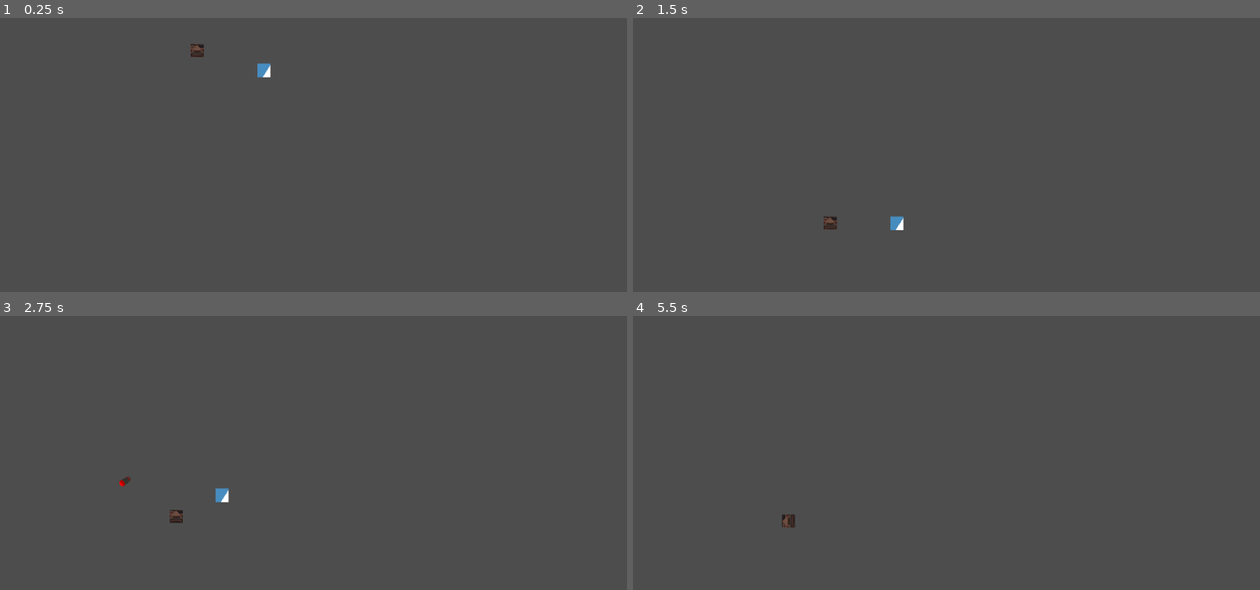
Above: before the commit, frames 1-4 (two rows, left to right).
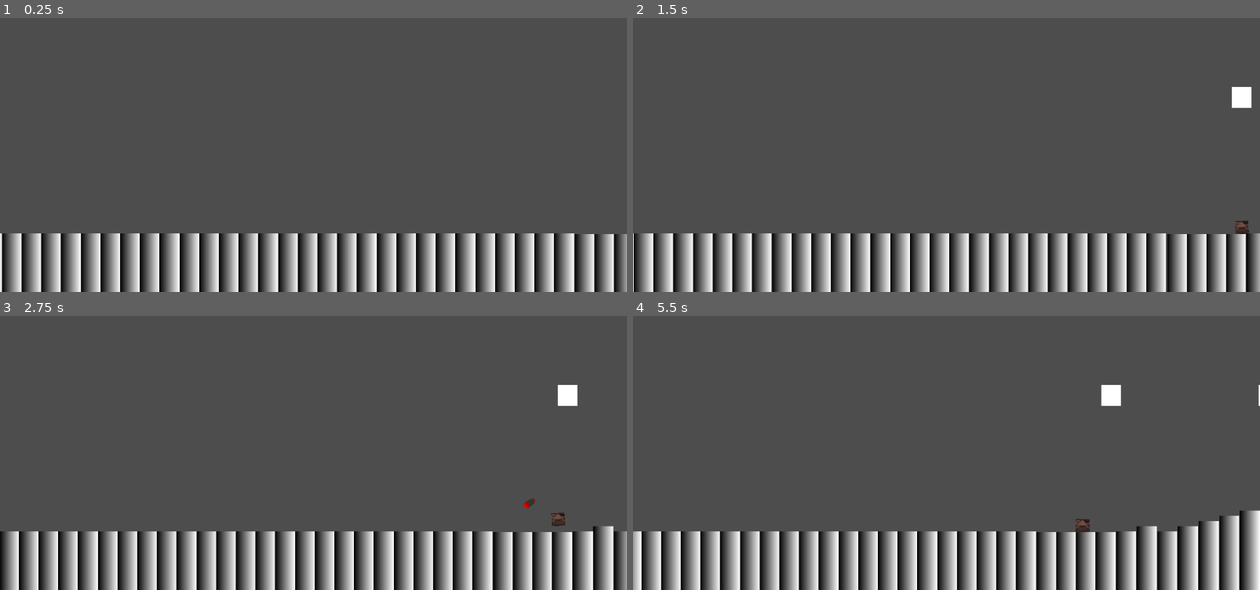
Above: after the commit, the same moments.

Repository: KKrash/TXGJ2024-Summer-
Game: Godot game, scene res://Assets/EnemyTestScene.tscn
Same seed, same stepped clock (60 frames per second), same inputs: the game is played once before the commit and once after it. The engine's default icon, where the game draws it, is replaced by a stand-in: a white triangle on a blue panel in a dark square.
Inputs (mouse positions are in pixels of both pictures, inside the frame that each line leads up to):
- Up to frame 1 (0.25 s): no input
- Up to frame 2 (1.5 s): move the mouse to (1084, 119) at 0.52 s; hold D (right) from 0.53 s (still down); click (1084, 119) at 0.6 s; tap W (up) at 0.77, 0.8, 1.07, 1.35 s; move the mouse to (821, 152) at 1.27 s
- Up to frame 3 (2.75 s): tap W (up) at 1.52, 1.82, 2.3 s; click (188, 450) at 1.55 s; move the mouse to (376, 365) at 2.02 s; release D (right) at 2.03 s; hold A (left) from 2.03 s (still down); click (376, 365) at 2.1 s
- Up to frame 4 (5.5 s): move the mouse to (915, 496) at 2.77 s; release A (left) at 2.78 s; hold D (right) 2.78-4.28 s; right-click (915, 496) at 2.85 s; tap W (up) at 3.02, 3.32, 3.77, 3.8, 4.07, 4.35, 4.52, 4.82, 5.3 s; click (915, 496) at 3.05 s; move the mouse to (1134, 480) at 3.52 s; click (1134, 480) at 3.6 s; move the mouse to (758, 387) at 4.27 s; hold A (left) 4.28-5.03 s; click (758, 387) at 4.55 s; move the mouse to (977, 433) at 5.02 s; hold D (right) from 5.03 s (still down); click (977, 433) at 5.1 s

The runs differ from the first frame. In frame 1, 17% of the frame differs, in the area x 0-100%, y 9-100%; in frame 2, 18%; in frame 3, 18%; in frame 4, 18%, in the area x 0-100%, y 25-100%.

Commit message:
progress

Diff:
--- a/LilGuyShooter/Assets/EnemyTestScene.tscn
+++ b/LilGuyShooter/Assets/EnemyTestScene.tscn
@@ -1,90 +1,14 @@
-[gd_scene load_steps=17 format=3 uid="uid://vclnmq5abuq5"]
+[gd_scene load_steps=6 format=3 uid="uid://vclnmq5abuq5"]
 
-[ext_resource type="Script" path="res://Scripts/jumper.gd" id="1_40vhp"]
-[ext_resource type="Texture2D" uid="uid://cq63i8c054hqw" path="res://icon.svg" id="2_k2tfs"]
 [ext_resource type="Script" path="res://Scripts/director.gd" id="3_m3qrm"]
-[ext_resource type="Texture2D" uid="uid://b1ny2py5ik4lf" path="res://Assets/Misc/Screenshot 2024-07-13 174728.png" id="4_qhgqg"]
-[ext_resource type="Script" path="res://Scripts/shooter.gd" id="4_uj53i"]
 [ext_resource type="PackedScene" uid="uid://djikr5p2elxey" path="res://Assets/Misc/prefabs/bullet.tscn" id="5_yvv03"]
-
-[sub_resource type="PhysicsMaterial" id="PhysicsMaterial_p34vx"]
-
-[sub_resource type="AtlasTexture" id="AtlasTexture_nsqgu"]
-atlas = ExtResource("2_k2tfs")
-region = Rect2(32, 32, 32, 32)
-
-[sub_resource type="SpriteFrames" id="SpriteFrames_4y34t"]
-animations = [{
-"frames": [{
-"duration": 1.0,
-"texture": SubResource("AtlasTexture_nsqgu")
-}],
-"loop": true,
-"name": &"default",
-"speed": 5.0
-}]
-
-[sub_resource type="RectangleShape2D" id="RectangleShape2D_gmeiv"]
-
-[sub_resource type="RectangleShape2D" id="RectangleShape2D_lu4yl"]
-size = Vector2(20, 8)
+[ext_resource type="PackedScene" uid="uid://bx1xnk28drd8t" path="res://Assets/Misc/prefabs/groundpiece.tscn" id="7_knu7j"]
+[ext_resource type="Script" path="res://Scripts/groundspawner.gd" id="8_lvthb"]
 
 [sub_resource type="WorldBoundaryShape2D" id="WorldBoundaryShape2D_dw4vj"]
 distance = -384.0
 
-[sub_resource type="PhysicsMaterial" id="PhysicsMaterial_n7gmd"]
-
-[sub_resource type="SpriteFrames" id="SpriteFrames_yxdi2"]
-animations = [{
-"frames": [{
-"duration": 1.0,
-"texture": ExtResource("4_qhgqg")
-}],
-"loop": true,
-"name": &"default",
-"speed": 5.0
-}]
-
-[sub_resource type="RectangleShape2D" id="RectangleShape2D_oyt5q"]
-
-[sub_resource type="RectangleShape2D" id="RectangleShape2D_4dxij"]
-size = Vector2(20, 10)
-
 [node name="EnemyTestScene" type="Node2D"]
-
-[node name="jumper" type="RigidBody2D" parent="."]
-position = Vector2(404, 111)
-collision_layer = 6
-collision_mask = 5
-physics_material_override = SubResource("PhysicsMaterial_p34vx")
-script = ExtResource("1_40vhp")
-metadata/_edit_group_ = true
-
-[node name="AnimatedSprite2D" type="AnimatedSprite2D" parent="jumper"]
-scale = Vector2(0.624081, 0.659153)
-sprite_frames = SubResource("SpriteFrames_4y34t")
-
-[node name="CollisionShape2D" type="CollisionShape2D" parent="jumper"]
-shape = SubResource("RectangleShape2D_gmeiv")
-
-[node name="VisibleOnScreenNotifier2D" type="VisibleOnScreenNotifier2D" parent="jumper"]
-
-[node name="Area2D" type="Area2D" parent="jumper"]
-collision_layer = 4
-collision_mask = 0
-
-[node name="CollisionShape2D" type="CollisionShape2D" parent="jumper/Area2D"]
-position = Vector2(0, 7)
-shape = SubResource("RectangleShape2D_lu4yl")
-
-[node name="Timer" type="Timer" parent="jumper"]
-
-[node name="StaticBody2D" type="StaticBody2D" parent="."]
-collision_layer = 4
-collision_mask = 3
-
-[node name="CollisionShape2D" type="CollisionShape2D" parent="StaticBody2D"]
-shape = SubResource("WorldBoundaryShape2D_dw4vj")
 
 [node name="StaticBody2D2" type="StaticBody2D" parent="."]
 position = Vector2(421, 291)
@@ -103,32 +27,111 @@
 
 [node name="Timer" type="Timer" parent="."]
 
-[node name="shooter" type="RigidBody2D" parent="."]
-position = Vector2(302, 81)
-collision_layer = 6
-collision_mask = 5
-physics_material_override = SubResource("PhysicsMaterial_n7gmd")
-script = ExtResource("4_uj53i")
-metadata/_edit_group_ = true
+[node name="bullet" parent="." instance=ExtResource("5_yvv03")]
 
-[node name="AnimatedSprite2D" type="AnimatedSprite2D" parent="shooter"]
-position = Vector2(4.76837e-07, 5.96046e-08)
-scale = Vector2(0.056444, 0.0939307)
-sprite_frames = SubResource("SpriteFrames_yxdi2")
+[node name="groundpiece" parent="." instance=ExtResource("7_knu7j")]
+position = Vector2(0, 400)
 
-[node name="CollisionShape2D" type="CollisionShape2D" parent="shooter"]
-shape = SubResource("RectangleShape2D_oyt5q")
+[node name="groundpiece2" parent="." instance=ExtResource("7_knu7j")]
+position = Vector2(30, 400)
 
-[node name="VisibleOnScreenNotifier2D" type="VisibleOnScreenNotifier2D" parent="shooter"]
+[node name="groundpiece3" parent="." instance=ExtResource("7_knu7j")]
+position = Vector2(60, 400)
 
-[node name="Timer" type="Timer" parent="shooter"]
+[node name="groundpiece4" parent="." instance=ExtResource("7_knu7j")]
+position = Vector2(90, 400)
 
-[node name="Timer2" type="Timer" parent="shooter"]
+[node name="groundpiece5" parent="." instance=ExtResource("7_knu7j")]
+position = Vector2(120, 400)
 
-[node name="Area2D" type="Area2D" parent="shooter"]
+[node name="groundpiece6" parent="." instance=ExtResource("7_knu7j")]
+position = Vector2(151, 400)
 
-[node name="CollisionShape2D" type="CollisionShape2D" parent="shooter/Area2D"]
-position = Vector2(0, 6)
-shape = SubResource("RectangleShape2D_4dxij")
+[node name="groundpiece7" parent="." instance=ExtResource("7_knu7j")]
+position = Vector2(181, 400)
 
-[node name="bullet" parent="." instance=ExtResource("5_yvv03")]
+[node name="groundpiece8" parent="." instance=ExtResource("7_knu7j")]
+position = Vector2(211, 400)
+
+[node name="groundpiece9" parent="." instance=ExtResource("7_knu7j")]
+position = Vector2(241, 400)
+
+[node name="groundpiece10" parent="." instance=ExtResource("7_knu7j")]
+position = Vector2(271, 400)
+
+[node name="groundpiece11" parent="." instance=ExtResource("7_knu7j")]
+position = Vector2(302, 400)
+
+[node name="groundpiece12" parent="." instance=ExtResource("7_knu7j")]
+position = Vector2(332, 400)
+
+[node name="groundpiece13" parent="." instance=ExtResource("7_knu7j")]
+position = Vector2(362, 400)
+
+[node name="groundpiece14" parent="." instance=ExtResource("7_knu7j")]
+position = Vector2(392, 400)
+
+[node name="groundpiece15" parent="." instance=ExtResource("7_knu7j")]
+position = Vector2(422, 400)
+
+[node name="groundpiece16" parent="." instance=ExtResource("7_knu7j")]
+position = Vector2(453, 400)
+
+[node name="groundpiece17" parent="." instance=ExtResource("7_knu7j")]
+position = Vector2(483, 400)
+
+[node name="groundpiece18" parent="." instance=ExtResource("7_knu7j")]
+position = Vector2(513, 400)
+
+[node name="groundpiece19" parent="." instance=ExtResource("7_knu7j")]
+position = Vector2(543, 400)
+
+[node name="groundpiece20" parent="." instance=ExtResource("7_knu7j")]
+position = Vector2(573, 400)
+
+[node name="groundpiece21" parent="." instance=ExtResource("7_knu7j")]
+position = Vector2(604, 400)
+
+[node name="groundpiece22" parent="." instance=ExtResource("7_knu7j")]
+position = Vector2(634, 400)
+
+[node name="groundpiece23" parent="." instance=ExtResource("7_knu7j")]
+position = Vector2(664, 400)
+
+[node name="groundpiece24" parent="." instance=ExtResource("7_knu7j")]
+position = Vector2(694, 400)
+
+[node name="groundpiece25" parent="." instance=ExtResource("7_knu7j")]
+position = Vector2(724, 400)
+
+[node name="groundpiece26" parent="." instance=ExtResource("7_knu7j")]
+position = Vector2(755, 400)
+
+[node name="groundpiece27" parent="." instance=ExtResource("7_knu7j")]
+position = Vector2(785, 400)
+
+[node name="groundpiece28" parent="." instance=ExtResource("7_knu7j")]
+position = Vector2(815, 400)
+
+[node name="groundpiece29" parent="." instance=ExtResource("7_knu7j")]
+position = Vector2(845, 400)
+
+[node name="groundpiece30" parent="." instance=ExtResource("7_knu7j")]
+position = Vector2(875, 400)
+
+[node name="groundpiece31" parent="." instance=ExtResource("7_knu7j")]
+position = Vector2(907, 401)
+
+[node name="groundpiece32" parent="." instance=ExtResource("7_knu7j")]
+position = Vector2(937, 401)
+
+[node name="groundpiece33" parent="." instance=ExtResource("7_knu7j")]
+position = Vector2(967, 401)
+
+[node name="groundpiece34" parent="." instance=ExtResource("7_knu7j")]
+position = Vector2(997, 401)
+
+[node name="groundspawner" type="Node2D" parent="."]
+script = ExtResource("8_lvthb")
+
+[node name="Timer" type="Timer" parent="groundspawner"]
--- /dev/null
+++ b/LilGuyShooter/Assets/Misc/prefabs/asteroid.tscn
@@ -0,0 +1,22 @@
+[gd_scene load_steps=4 format=3 uid="uid://tp5ue3vmjdfg"]
+
+[ext_resource type="Script" path="res://Scripts/asteroid.gd" id="1_3ojxk"]
+
+[sub_resource type="CanvasTexture" id="CanvasTexture_y14v5"]
+
+[sub_resource type="CircleShape2D" id="CircleShape2D_4imfy"]
+radius = 21.0
+
+[node name="asteroid" type="RigidBody2D"]
+gravity_scale = 0.0
+script = ExtResource("1_3ojxk")
+
+[node name="Sprite2D" type="Sprite2D" parent="."]
+position = Vector2(3.8147e-06, -1)
+scale = Vector2(30, 32)
+texture = SubResource("CanvasTexture_y14v5")
+
+[node name="Area2D" type="Area2D" parent="."]
+
+[node name="CollisionShape2D" type="CollisionShape2D" parent="Area2D"]
+shape = SubResource("CircleShape2D_4imfy")
--- /dev/null
+++ b/LilGuyShooter/Assets/Misc/prefabs/groundpiece.tscn
@@ -0,0 +1,31 @@
+[gd_scene load_steps=5 format=3 uid="uid://bx1xnk28drd8t"]
+
+[ext_resource type="Script" path="res://Scripts/ground.gd" id="1_wmd08"]
+
+[sub_resource type="RectangleShape2D" id="RectangleShape2D_snhe2"]
+size = Vector2(20, 174)
+
+[sub_resource type="Gradient" id="Gradient_ovp3j"]
+
+[sub_resource type="GradientTexture1D" id="GradientTexture1D_ovdwp"]
+gradient = SubResource("Gradient_ovp3j")
+
+[node name="groundpiece" type="RigidBody2D"]
+collision_layer = 4
+collision_mask = 3
+mass = 1000.0
+gravity_scale = 0.0
+lock_rotation = true
+script = ExtResource("1_wmd08")
+
+[node name="CollisionShape2D" type="CollisionShape2D" parent="."]
+position = Vector2(0, 77)
+scale = Vector2(1.56, 1)
+shape = SubResource("RectangleShape2D_snhe2")
+
+[node name="Sprite2D" type="Sprite2D" parent="."]
+position = Vector2(0, 77)
+scale = Vector2(0.120002, 174)
+texture = SubResource("GradientTexture1D_ovdwp")
+
+[node name="VisibleOnScreenNotifier2D" type="VisibleOnScreenNotifier2D" parent="."]
--- /dev/null
+++ b/LilGuyShooter/Assets/Misc/prefabs/jumper.tscn
@@ -0,0 +1,52 @@
+[gd_scene load_steps=8 format=3 uid="uid://i2mqors3we03"]
+
+[ext_resource type="Script" path="res://Scripts/jumper.gd" id="1_j1he5"]
+[ext_resource type="Texture2D" uid="uid://cq63i8c054hqw" path="res://icon.svg" id="2_3w6uu"]
+
+[sub_resource type="PhysicsMaterial" id="PhysicsMaterial_p34vx"]
+
+[sub_resource type="AtlasTexture" id="AtlasTexture_nsqgu"]
+atlas = ExtResource("2_3w6uu")
+region = Rect2(32, 32, 32, 32)
+
+[sub_resource type="SpriteFrames" id="SpriteFrames_4y34t"]
+animations = [{
+"frames": [{
+"duration": 1.0,
+"texture": SubResource("AtlasTexture_nsqgu")
+}],
+"loop": true,
+"name": &"default",
+"speed": 5.0
+}]
+
+[sub_resource type="RectangleShape2D" id="RectangleShape2D_gmeiv"]
+
+[sub_resource type="RectangleShape2D" id="RectangleShape2D_lu4yl"]
+size = Vector2(20, 8)
+
+[node name="jumper" type="RigidBody2D"]
+collision_layer = 6
+collision_mask = 5
+physics_material_override = SubResource("PhysicsMaterial_p34vx")
+script = ExtResource("1_j1he5")
+metadata/_edit_group_ = true
+
+[node name="AnimatedSprite2D" type="AnimatedSprite2D" parent="."]
+scale = Vector2(0.624081, 0.659153)
+sprite_frames = SubResource("SpriteFrames_4y34t")
+
+[node name="CollisionShape2D" type="CollisionShape2D" parent="."]
+shape = SubResource("RectangleShape2D_gmeiv")
+
+[node name="VisibleOnScreenNotifier2D" type="VisibleOnScreenNotifier2D" parent="."]
+
+[node name="Area2D" type="Area2D" parent="."]
+collision_layer = 4
+collision_mask = 0
+
+[node name="CollisionShape2D" type="CollisionShape2D" parent="Area2D"]
+position = Vector2(0, 7)
+shape = SubResource("RectangleShape2D_lu4yl")
+
+[node name="Timer" type="Timer" parent="."]
--- /dev/null
+++ b/LilGuyShooter/Assets/Misc/prefabs/shooter.tscn
@@ -0,0 +1,49 @@
+[gd_scene load_steps=7 format=3 uid="uid://djn15p7c63ig3"]
+
+[ext_resource type="Script" path="res://Scripts/shooter.gd" id="1_s2efy"]
+[ext_resource type="Texture2D" uid="uid://b1ny2py5ik4lf" path="res://Assets/Misc/Screenshot 2024-07-13 174728.png" id="2_vh747"]
+
+[sub_resource type="PhysicsMaterial" id="PhysicsMaterial_n7gmd"]
+
+[sub_resource type="SpriteFrames" id="SpriteFrames_yxdi2"]
+animations = [{
+"frames": [{
+"duration": 1.0,
+"texture": ExtResource("2_vh747")
+}],
+"loop": true,
+"name": &"default",
+"speed": 5.0
+}]
+
+[sub_resource type="RectangleShape2D" id="RectangleShape2D_oyt5q"]
+
+[sub_resource type="RectangleShape2D" id="RectangleShape2D_4dxij"]
+size = Vector2(20, 10)
+
+[node name="shooter" type="RigidBody2D"]
+collision_layer = 6
+collision_mask = 5
+physics_material_override = SubResource("PhysicsMaterial_n7gmd")
+script = ExtResource("1_s2efy")
+metadata/_edit_group_ = true
+
+[node name="AnimatedSprite2D" type="AnimatedSprite2D" parent="."]
+position = Vector2(4.76837e-07, 5.96046e-08)
+scale = Vector2(0.056444, 0.0939307)
+sprite_frames = SubResource("SpriteFrames_yxdi2")
+
+[node name="CollisionShape2D" type="CollisionShape2D" parent="."]
+shape = SubResource("RectangleShape2D_oyt5q")
+
+[node name="VisibleOnScreenNotifier2D" type="VisibleOnScreenNotifier2D" parent="."]
+
+[node name="Timer" type="Timer" parent="."]
+
+[node name="Timer2" type="Timer" parent="."]
+
+[node name="Area2D" type="Area2D" parent="."]
+
+[node name="CollisionShape2D" type="CollisionShape2D" parent="Area2D"]
+position = Vector2(0, 6)
+shape = SubResource("RectangleShape2D_4dxij")
--- /dev/null
+++ b/LilGuyShooter/Scripts/asteroid.gd
@@ -0,0 +1,17 @@
+extends RigidBody2D
+
+
+
+# Called when the node enters the scene tree for the first time.
+func _ready():
+	linear_velocity = Vector2.LEFT * 50
+	#add_constant_force (Vector2(-30, -0))
+
+
+# Called every frame. 'delta' is the elapsed time since the previous frame.
+func _process(delta):
+	linear_velocity = Vector2.LEFT * 50
+
+
+func _physics_process(delta):
+	pass
--- /dev/null
+++ b/LilGuyShooter/Scripts/asteroidspawner.gd
@@ -0,0 +1,27 @@
+extends Node
+var groundPiece : PackedScene = preload("res://Assets/Misc/prefabs/groundpiece.tscn")
+@onready var groundTimer = $Timer
+var rng = RandomNumberGenerator.new()
+var elevation=0.0
+
+# Called when the node enters the scene tree for the first time.
+func _ready():
+	groundTimer.timeout.connect(_newGround)
+	groundTimer.wait_time = 0.63
+	groundTimer.start()
+
+
+# Called every frame. 'delta' is the elapsed time since the previous frame.
+func _process(delta):
+	pass
+
+func _newGround():
+	#var targetPosition = position-Vector2(25,0)
+	groundTimer.stop()
+	var groundInstance: RigidBody2D = groundPiece.instantiate()
+	if groundInstance != null:
+		get_parent().add_child(groundInstance)
+		groundInstance.position = Vector2(1000,-400+(elevation*80))
+	var randomchangei=rng.randi_range(-1,1)
+	var randomchange:float=randomchangei/10.0
+	groundTimer.start()
--- a/LilGuyShooter/Scripts/director.gd
+++ b/LilGuyShooter/Scripts/director.gd
@@ -3,10 +3,13 @@
 
 # Called when the node enters the scene tree for the first time.
 var speed=20
+var shootForce : float = 100.0
 var rng = RandomNumberGenerator.new()
 var time_elapsed = 0.0
 var elevation=0.0
-
+var asteroid : PackedScene = preload("res://Assets/Misc/prefabs/asteroid.tscn")
+var shooter : PackedScene = preload("res://Assets/Misc/prefabs/shooter.tscn")
+var jumper : PackedScene = preload("res://Assets/Misc/prefabs/jumper.tscn")
 @onready var rockTimer = $Timer
 @onready var enemyTimer = $Timer
 @onready var groundTimer = $Timer
@@ -17,7 +20,7 @@
 	enemyTimer.timeout.connect(_spawnEnemy)
 	enemyTimer.wait_time = 3.0
 	groundTimer.timeout.connect(_newGround)
-	groundTimer.wait_time = 0.5
+	groundTimer.wait_time = 0.1
 	groundTimer.start()
 	rockTimer.start()
 	enemyTimer.start()
@@ -39,6 +42,12 @@
 func _spawnRock():
 	#spawn the rock
 	rockTimer.stop()
+	var rockInstance: RigidBody2D = asteroid.instantiate()
+	var posplus = rng.randi_range(-100, 150)
+	if rockInstance != null:
+		get_parent().add_child(rockInstance)
+		rockInstance.position = Vector2(1000,100+posplus)
+		print("spawned rock")
 	var waitTime = rng.randf_range(3, 6)
 	rockTimer.wait_time =waitTime-(speed/60)
 	rockTimer.start()
@@ -46,8 +55,27 @@
 
 
 func _spawnEnemy():
+	enemyTimer.stop()
 	#spawn the enemy
-	enemyTimer.stop()
+	var coinflip = rng.randi_range(0, 1)
+	if coinflip==0:
+		var jumpInstance: RigidBody2D = jumper.instantiate()
+		if jumpInstance != null:
+			get_parent().add_child(jumpInstance)
+			jumpInstance.position = Vector2(1000,300)
+			var direction = Vector2(-.5,-.5)
+			var initialVelocity = direction * shootForce
+			jumpInstance.linear_velocity = initialVelocity
+		print("spawned jumper")
+	else:
+		var shootInstance: RigidBody2D = shooter.instantiate()
+		if shootInstance != null:
+			get_parent().add_child(shootInstance)
+			shootInstance.position = Vector2(1000,300)
+			var direction = Vector2(-.5,-.5)
+			var initialVelocity = direction * shootForce
+			shootInstance.linear_velocity = initialVelocity
+		print("spawned shooter")
 	var waitTime = rng.randf_range(3, 6)
 	enemyTimer.wait_time =waitTime-(speed/60)
 	enemyTimer.start()
@@ -55,9 +83,14 @@
 
 
 func _newGround():
-	groundTimer.stop()
-	#instantiate ground
-	var randomchangei=rng.randi_range(-1,1)
-	var randomchange=randomchangei/10.0
-	elevation+=randomchange
-	groundTimer.start()
+	#var targetPosition = position-Vector2(25,0)
+	#groundTimer.stop()
+	#var groundInstance: RigidBody2D = groundPiece.instantiate()
+	#if groundInstance != null:
+		#get_parent().add_child(groundInstance)
+		#groundInstance.position = Vector2(1000,400)
+	#var randomchangei=rng.randi_range(-1,1)
+	#var randomchange:float=randomchangei/10.0
+	#elevation+=randomchange
+	#groundTimer.start()
+	pass
--- /dev/null
+++ b/LilGuyShooter/Scripts/ground.gd
@@ -0,0 +1,17 @@
+extends RigidBody2D
+
+
+
+# Called when the node enters the scene tree for the first time.
+func _ready():
+	linear_velocity = Vector2.LEFT * 50
+	#add_constant_force (Vector2(-30, -0))
+
+
+# Called every frame. 'delta' is the elapsed time since the previous frame.
+func _process(delta):
+	linear_velocity = Vector2.LEFT * 50
+
+
+func _physics_process(delta):
+	pass
--- /dev/null
+++ b/LilGuyShooter/Scripts/groundspawner.gd
@@ -0,0 +1,34 @@
+extends Node
+var groundPiece : PackedScene = preload("res://Assets/Misc/prefabs/groundpiece.tscn")
+@onready var groundTimer = $Timer
+var rng = RandomNumberGenerator.new()
+var elevation=0.0
+
+# Called when the node enters the scene tree for the first time.
+func _ready():
+	groundTimer.timeout.connect(_newGround)
+	groundTimer.wait_time = 0.63
+	groundTimer.start()
+
+
+# Called every frame. 'delta' is the elapsed time since the previous frame.
+func _process(delta):
+	pass
+
+func _newGround():
+	#var targetPosition = position-Vector2(25,0)
+	groundTimer.stop()
+	var groundInstance: RigidBody2D = groundPiece.instantiate()
+	if groundInstance != null:
+		get_parent().add_child(groundInstance)
+		groundInstance.position = Vector2(997,400+(elevation*80))
+	var randomchangei=rng.randi_range(-1,1)
+	var randomchange:float=randomchangei/10.0
+	if elevation<2.5:
+		if elevation >-0.8:
+			elevation+=randomchange
+		else:
+			elevation+=0.1
+	else:
+		elevation-=0.1
+	groundTimer.start()
Not shown, added: LilGuyShooter/Sprites/assets-spritesheet.png.import
